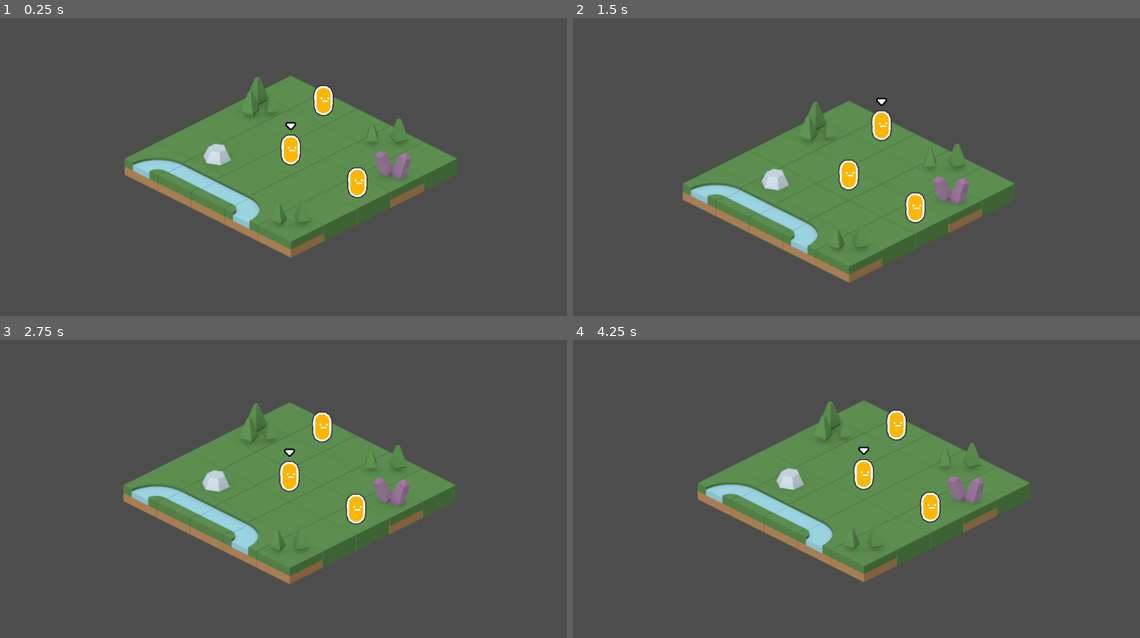
Above: before the commit, frames 1-4 (two rows, left to right).
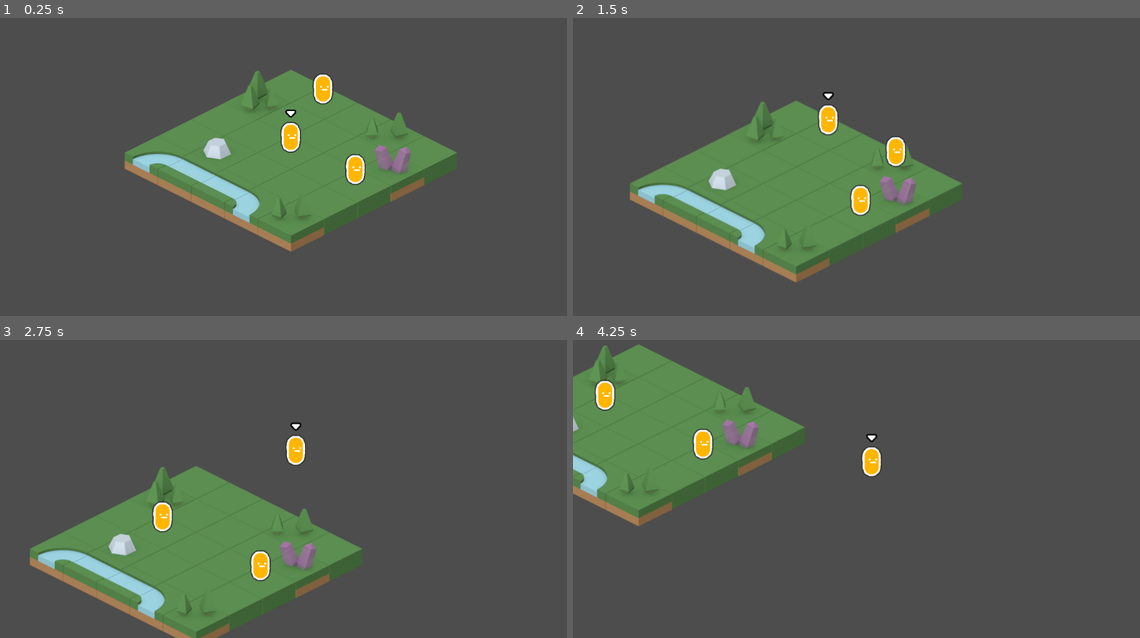
Above: after the commit, the same moments.

Repository: CreatedBySeb/godot-test
Game: Godot game, scene res://scenes/game.tscn
Same seed, same stepped clock (60 frames per second), same inputs: the game is played once before the commit and once after it.
Inputs (mouse positions are in pixels of both pictures, inside the frame that each line leads up to):
- Up to frame 1 (0.25 s): no input
- Up to frame 2 (1.5 s): move the mouse to (992, 137) at 0.52 s; click (992, 137) at 0.6 s; move the mouse to (748, 169) at 1.27 s; tap E (select_next_unit) at 1.35 s
- Up to frame 3 (2.75 s): click (175, 491) at 1.55 s; move the mouse to (351, 402) at 2.02 s; tap Q (select_prev_unit) at 2.1 s; click (351, 402) at 2.3 s
- Up to frame 4 (4.25 s): move the mouse to (833, 539) at 2.77 s; click (833, 539) at 2.85 s; move the mouse to (1037, 524) at 3.52 s; click (1037, 524) at 3.6 s

The runs differ from the first frame. In frame 1, 6.5% of the frame differs, in the area x 21-81%, y 17-81%; in frame 2, 15%; in frame 3, 26%; in frame 4, 33%, in the area x 0-81%, y 1-82%.

Commit message:
Add unbounded movement

Diff:
--- a/project.godot
+++ b/project.godot
@@ -27,6 +27,11 @@
 "events": [Object(InputEventKey,"resource_local_to_scene":false,"resource_name":"","device":-1,"window_id":0,"alt_pressed":false,"shift_pressed":false,"ctrl_pressed":false,"meta_pressed":false,"pressed":false,"keycode":0,"physical_keycode":69,"key_label":0,"unicode":101,"echo":false,"script":null)
 ]
 }
+click={
+"deadzone": 0.5,
+"events": [Object(InputEventMouseButton,"resource_local_to_scene":false,"resource_name":"","device":-1,"window_id":0,"alt_pressed":false,"shift_pressed":false,"ctrl_pressed":false,"meta_pressed":false,"button_mask":1,"position":Vector2(316, 9),"global_position":Vector2(320, 50),"factor":1.0,"button_index":1,"canceled":false,"pressed":true,"double_click":false,"script":null)
+]
+}
 
 [rendering]
 
--- a/scenes/game.tscn
+++ b/scenes/game.tscn
@@ -135,6 +135,7 @@
 target = NodePath("../Unit")
 
 [node name="TileMap" type="TileMap" parent="."]
+unique_name_in_owner = true
 y_sort_enabled = true
 tile_set = SubResource("TileSet_w6s3c")
 format = 2
@@ -142,10 +143,9 @@
 layer_0/tile_data = PackedInt32Array(-65536, 65538, 2, -131072, 65538, 2, -196608, 65538, 2, -131073, 65538, 2, -65537, …(348 unchanged characters)…
 
 [node name="Unit" parent="." instance=ExtResource("2_8kbpk")]
-position = Vector2(0, -17)
 
 [node name="Unit2" parent="." instance=ExtResource("2_8kbpk")]
-position = Vector2(65, -115)
+position = Vector2(64, -96)
 
 [node name="Unit3" parent="." instance=ExtResource("2_8kbpk")]
-position = Vector2(132, 48)
+position = Vector2(128, 64)
--- a/scenes/unit.tscn
+++ b/scenes/unit.tscn
@@ -12,22 +12,26 @@
 script = ExtResource("1_aph5o")
 
 [node name="Sprite2D" type="Sprite2D" parent="."]
+position = Vector2(0, -30)
 texture = ExtResource("1_520f7")
 
 [node name="CollisionShape2D" type="CollisionShape2D" parent="."]
+position = Vector2(0, -30)
 shape = SubResource("CapsuleShape2D_120sj")
+disabled = true
 
 [node name="SelectionIndicator" type="TextureRect" parent="."]
 visible = false
+z_index = 1
 anchors_preset = 7
 anchor_left = 0.5
 anchor_top = 1.0
 anchor_right = 0.5
 anchor_bottom = 1.0
 offset_left = -32.0
-offset_top = -104.0
+offset_top = -134.0
 offset_right = 32.0
-offset_bottom = -40.0
+offset_bottom = -70.0
 grow_horizontal = 2
 grow_vertical = 0
 texture = ExtResource("3_wxr8j")
--- a/scripts/GameManager.gd
+++ b/scripts/GameManager.gd
@@ -4,6 +4,7 @@
 @export var units: Array[Unit] = []
 
 @onready var camera: Camera = %Camera
+@onready var tilemap: TileMap = %TileMap
 @onready var select_sound = $SelectSound
 
 var selected_unit = 0
@@ -21,6 +22,14 @@
 	elif Input.is_action_just_pressed("select_prev_unit"):
 		select_unit(-1)
 
+	if Input.is_action_just_pressed("click"):
+		var mouse_pos = get_viewport().get_mouse_position()
+		var space_transform = camera.get_canvas_transform().affine_inverse()
+		var global_pos = space_transform * mouse_pos
+		var selected_tile = tilemap.local_to_map(tilemap.to_local(global_pos))
+
+		units[selected_unit].move_to_tile(selected_tile)
+
 
 func select_unit(direction: int):
 	selected_unit = wrap(selected_unit + direction, 0, len(units))
--- a/scripts/Unit.gd
+++ b/scripts/Unit.gd
@@ -2,6 +2,10 @@
 class_name Unit
 
 @onready var game_manager: GameManager = %GameManager
+@onready var tilemap: TileMap = %TileMap
+
+var location = Vector2.ZERO
+
 
 # Called when the node enters the scene tree for the first time.
 func _ready():
@@ -12,3 +16,8 @@
 func _process(delta):
 	var selected = game_manager.units[game_manager.selected_unit] == self
 	$SelectionIndicator.visible = selected
+
+
+func move_to_tile(tile: Vector2):
+	location = tile
+	position = tilemap.to_global(tilemap.map_to_local(tile))
